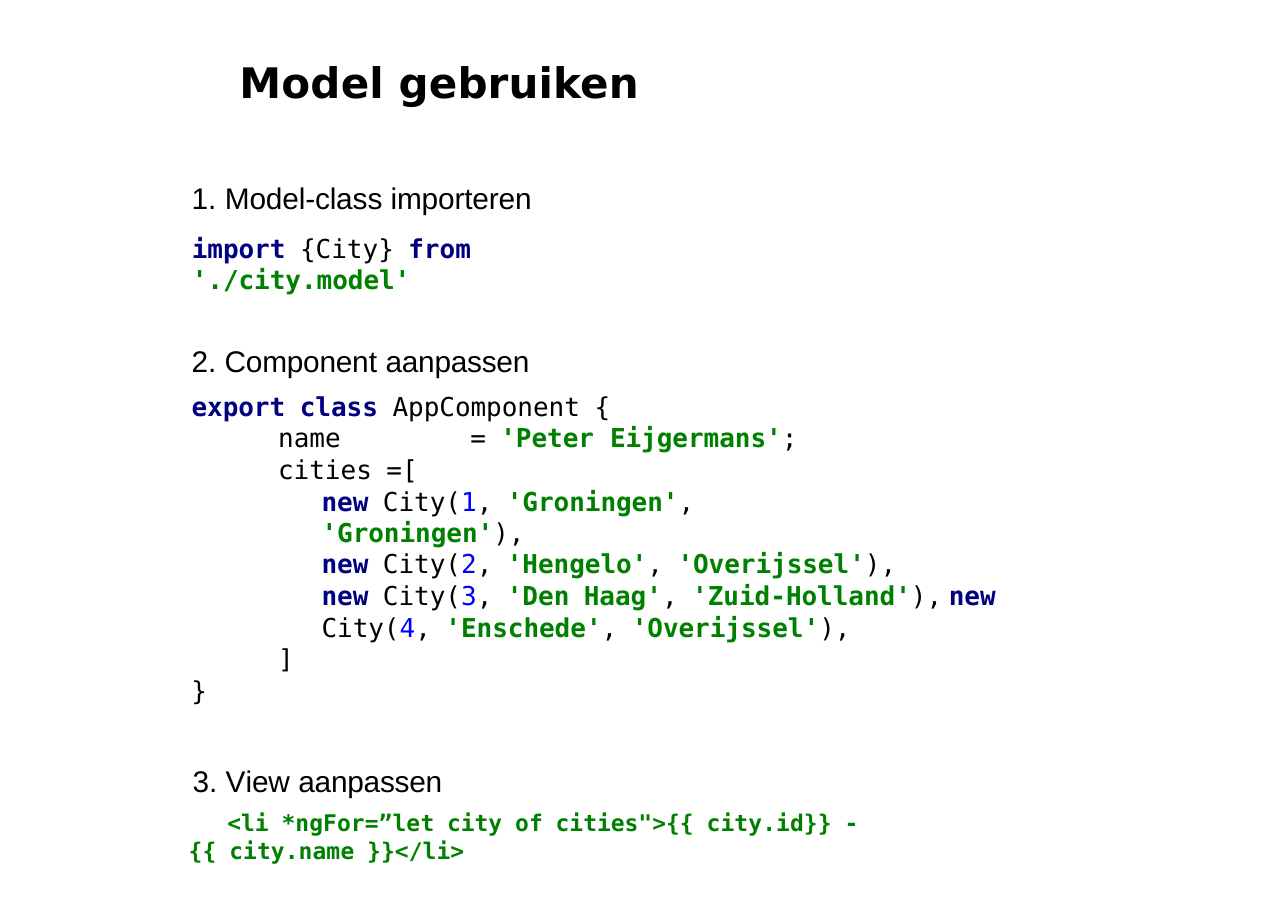
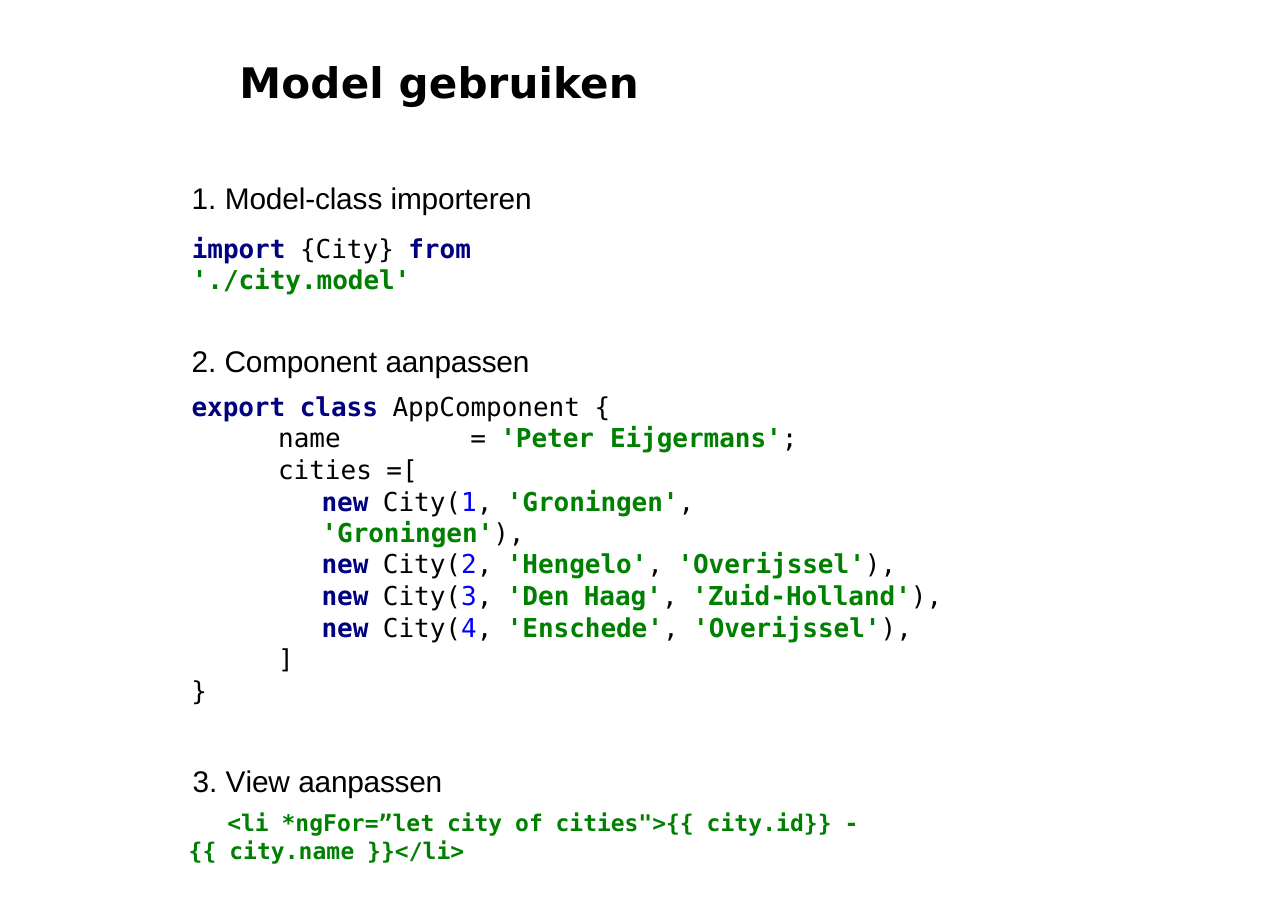
Before and after one commit to petereijgermans11/workshop-angular7, a slide deck: slide 13 of PPT/02- Angular Databinding.pptx. Drawn at 1288x911 pixels with LibreOffice and Linux fonts; fonts in the diff are those of the drawing. Boxes give left, top, right and bottom in pixels: in the first picture for what was removed or moved away, otherwise in the second. Text is boxed around its words. In the diff, an @@ line names an element or a change of style, - is before the commit and + after.

```diff
--- a/PPT/02- Angular Databinding.pptx
+++ b/PPT/02- Angular Databinding.pptx
@@ text at [322,584,942,642]: text changed @@
-new City(3, 'Den Haag', 'Zuid‐Holland'), new City(4, 'Enschede', 'Overijssel'),
+new City(3, 'Den Haag', 'Zuid‐Holland'),
+new City(4, 'Enschede', 'Overijssel'),
```
Also in this commit, not shown: 10 other slides changed, 6 other files.
